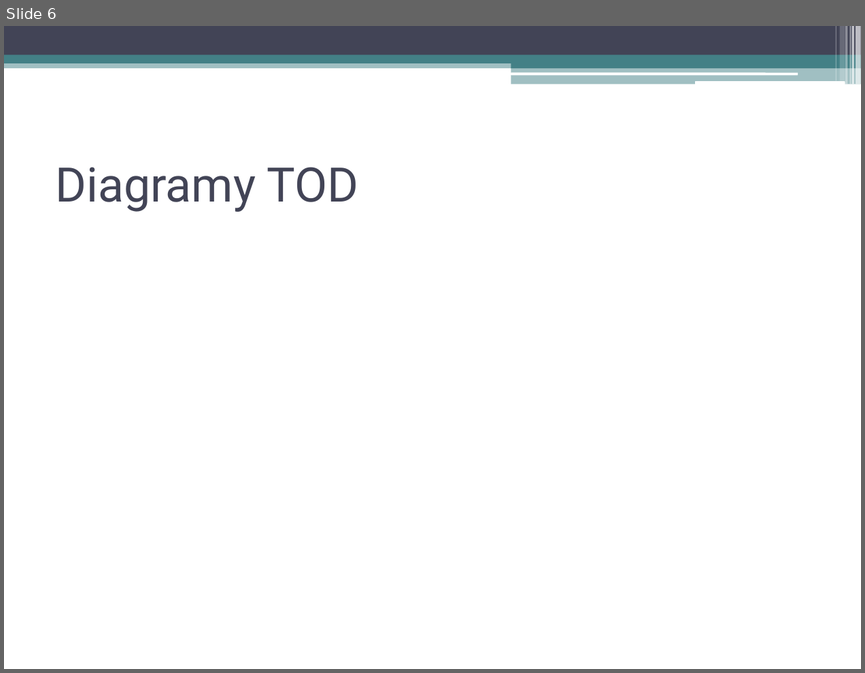
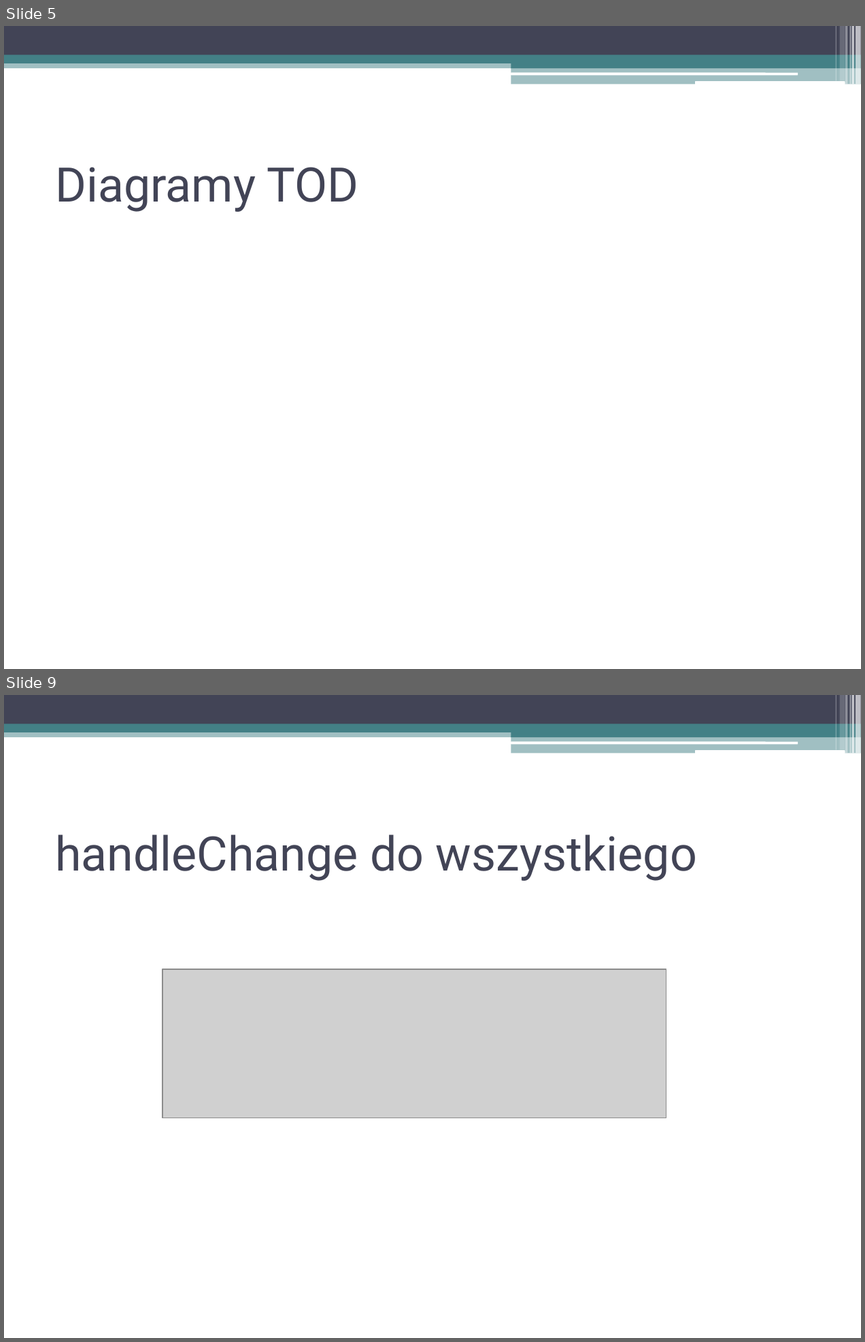
Before and after one commit to KonradMagiera/GUI-CRUD-TeamProject, a slide deck: IPAM-Prezentacja.pptx. Shown one above the other, each under a label of ours: slide 6 before the commit, slides 5 and 9 after it; the slides between them are not shown. The pictures are 865x673 and 865x1342 pixels, drawn with LibreOffice and Linux fonts; fonts in the diff are those of the drawing; grey boxes stand for pictures. Boxes give left, top, right and bottom in pixels: in the first picture for what was removed or moved away, otherwise in the second. Text is boxed around its words. In the diff, an @@ line names an element or a change of style, - is before the commit and + after.

```diff
--- a/IPAM-Prezentacja.pptx
+++ b/IPAM-Prezentacja.pptx
@@ slide 9 added at <box>4,695,861,1338</box>, background #FFFFFF; not listed: 13 template elements that a slide beside it also shows @@
@@ title added at <box>55,834,697,881</box>, 40 pt, text #424456 @@
+handleChange do wszystkiego
@@ picture added at <box>162,969,666,1117</box> @@
@@ what was slide 6 is now slide 5 @@
```
Also in this commit, not shown: 2 slides changed, 4 other slides added, 1 slide removed.
